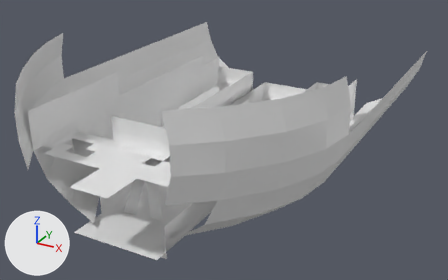
A saved change to the OBJ model Ods217/Assets/Level_Data/lvl_Outpost/Meshes/lvl0_ArrivalPoint-decrepid_main.obj.
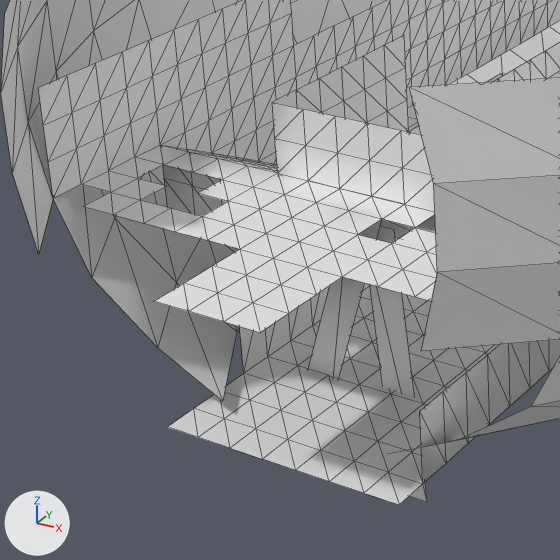
Old and new are each drawn whole from a camera (50 mm lens) standing at (23.13, -48.58, 23.36) and looking at (-0.34, -5.9, 2.03) and again close up on the part from 3% to 48% of the width and 28% to 100% of the height. Lighting does not change. The marker at lower left points along +X, +Y and +Z. The close-ups show mesh edges as thin lines. Where no turn or scale is listed for an object, it has been applied to the vertices. Vertices at the same position are counted once.
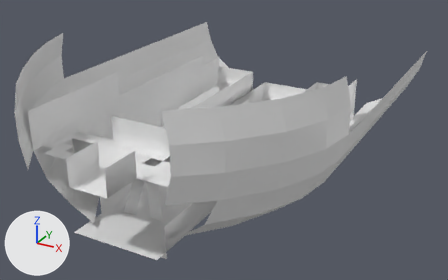
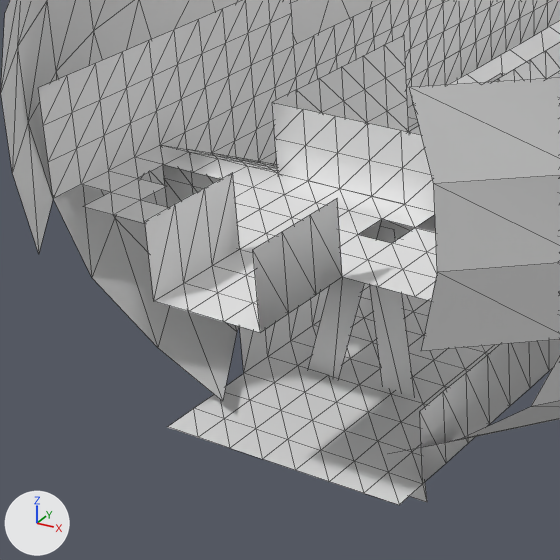
Pixel boxes [x1, y1, x2, y2] of what changed, in the close-ups (560 x 560 px):
```json
{"part": 1, "of": "me_default", "change": "added", "after": [145, 173, 342, 332]}
```

Scene script edits in JSON lines:
```json
{"block": "me_default", "where": "me_default.from_pydata(...)  # 1130 vertices, 1882 faces; spans x -13.0..12.0, y -23.0..13.0, z -3.0..11.0"}
{"block": "me_default", "where": "# used by ob_default; location = (0.0, 0.0, 0.0)"}
{"block": "me_default", "where": "# verts and faces of me_default; kept vertices keep their numbers, new ones are numbered from 1130"}
{"block": "me_default", "where": "# before: 379 (-2.0, -20.0, 5.0) at pixel (239, 249), 385 (1.0, -20.0, 5.0) at pixel (342, 276), 1079 (-2.0, -23.0, 5.0) at pixel (153, 301), 1080 (-2.0, -22.0, 5.0) at pixel (183, 283), 1081 (-2.0, -21.0, 5.0) at pixel (212, 265)"}
{"block": "me_default", "where": "# before: 1082 (1.0, -23.0, 5.0) at pixel (260, 332), 1083 (1.0, -22.0, 5.0) at pixel (288, 313), 1084 (1.0, -21.0, 5.0) at pixel (316, 294)"}
{"block": "me_default", "change": "me_default part 1"}
{"op": "add", "block": "me_default", "code": "for new, old in zip([*range(1130, 1138)], [379, 385, *range(1079, 1085)]): verts[new] = verts[old] + (0.0, 0.0, 2.0)"}
{"op": "add", "block": "me_default", "code": "faces += [(385, 1137, 1131), (385, 1084, 1137), (1084, 1136, 1137), (1083, 1136, 1084), (1083, 1135, 1136), (1082, 1135, 1083)]"}
{"op": "add", "block": "me_default", "code": "faces += [(1079, 1133, 1132), (1079, 1080, 1133), (1080, 1134, 1133), (1080, 1081, 1134), (1081, 1130, 1134), (379, 1130, 1081)]"}
```
